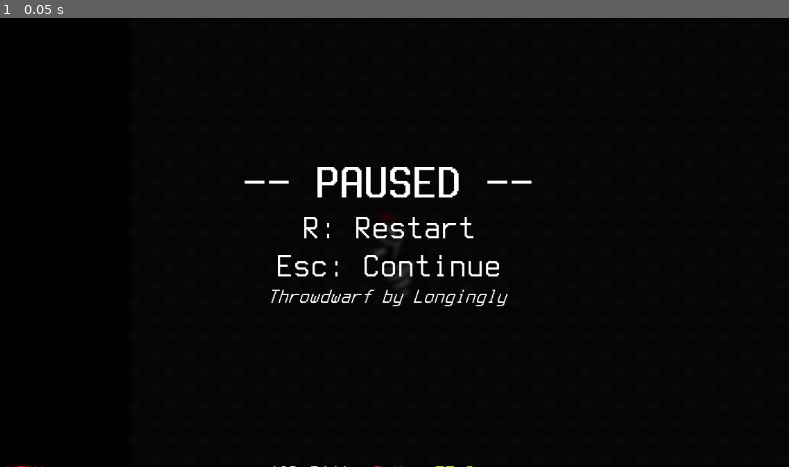
Above: before the commit, frame 1.
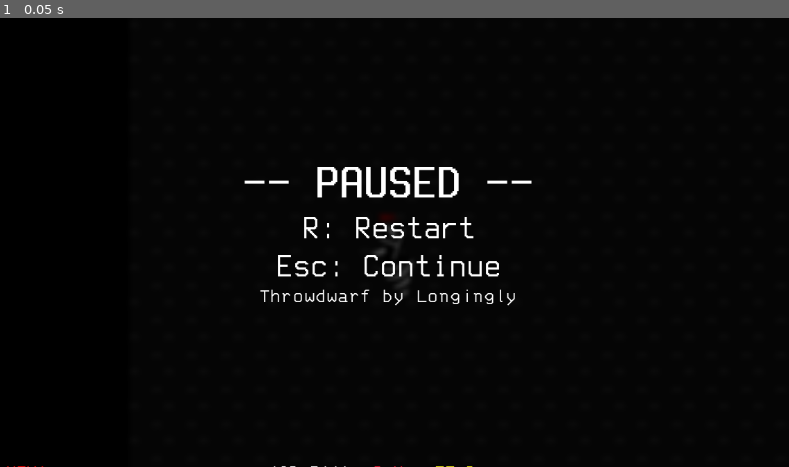
Above: after the commit, the same moment.

Repository: StaringLongingly/Throwdwarf
Game: Godot game, scene res://Game.tscn
The game is run twice, just before and just after one commit, with the same random seed, the same clock (stepped at 60 frames per second) and the same inputs.
Inputs:
- Up to frame 1 (0.05 s): no input

The runs differ from the first frame. In frame 1, 0.5% of the frame differs, in the area x 32-66%, y 60-65%.

Commit message:
New Fonts!

Diff:
--- a/Game.tscn
+++ b/Game.tscn
@@ -36,6 +36,7 @@
 [ext_resource type="Script" path="res://scripts/CreateWall.gd" id="35_n4kkg"]
 [ext_resource type="Script" path="res://scripts/pause_menu.gd" id="36_44icb"]
 [ext_resource type="Texture2D" uid="uid://m6s1ksw4eu1g" path="res://sprites/bg.png" id="36_88nxx"]
+[ext_resource type="FontFile" uid="uid://kaa5h4tbgiri" path="res://3270NerdFont-Regular.ttf" id="36_xikev"]
 [ext_resource type="AudioStream" uid="uid://k5hssmv0gl54" path="res://music/1-osiris_monolith-2024.mp3" id="37_inqva"]
 [ext_resource type="Script" path="res://sprites/Artifacts.gd" id="37_nqwky"]
 [ext_resource type="Script" path="res://sprites/hud.gd" id="38_5xoef"]
@@ -256,7 +257,7 @@
 offset_right = 880.0
 offset_bottom = 585.0
 theme_override_fonts/normal_font = ExtResource("29_w8agl")
-theme_override_fonts/italics_font = ExtResource("30_bpxdh")
+theme_override_fonts/italics_font = ExtResource("36_xikev")
 theme_override_fonts/bold_italics_font = ExtResource("31_x1a1n")
 theme_override_fonts/bold_font = ExtResource("32_xeoih")
 theme_override_font_sizes/bold_italics_font_size = 30
@@ -282,7 +283,7 @@
 size_flags_horizontal = 4
 size_flags_vertical = 4
 theme_override_fonts/normal_font = ExtResource("29_w8agl")
-theme_override_fonts/italics_font = ExtResource("30_bpxdh")
+theme_override_fonts/italics_font = ExtResource("36_xikev")
 theme_override_fonts/bold_font = ExtResource("32_xeoih")
 theme_override_font_sizes/italics_font_size = 30
 theme_override_font_sizes/normal_font_size = 50
@@ -325,7 +326,7 @@
 grow_horizontal = 2
 grow_vertical = 0
 theme_override_fonts/normal_font = ExtResource("29_w8agl")
-theme_override_fonts/italics_font = ExtResource("30_bpxdh")
+theme_override_fonts/italics_font = ExtResource("36_xikev")
 theme_override_fonts/bold_italics_font = ExtResource("31_x1a1n")
 theme_override_fonts/bold_font = ExtResource("32_xeoih")
 theme_override_font_sizes/bold_italics_font_size = 25
Binary file added: 3270NerdFont-Condensed.ttf
Not shown, added: 3270NerdFont-Condensed.ttf.import
Binary file added: 3270NerdFont-Regular.ttf
Not shown, added: 3270NerdFont-Regular.ttf.import
Binary file added: 3270NerdFont-SemiCondensed.ttf
Not shown, added: 3270NerdFont-SemiCondensed.ttf.import
Binary file added: 3270NerdFontMono-Condensed.ttf
Not shown, added: 3270NerdFontMono-Condensed.ttf.import
Binary file added: 3270NerdFontMono-Regular.ttf
Not shown, added: 3270NerdFontMono-Regular.ttf.import
Binary file added: 3270NerdFontMono-SemiCondensed.ttf
Not shown, added: 3270NerdFontMono-SemiCondensed.ttf.import
(and 7 more such lines)
